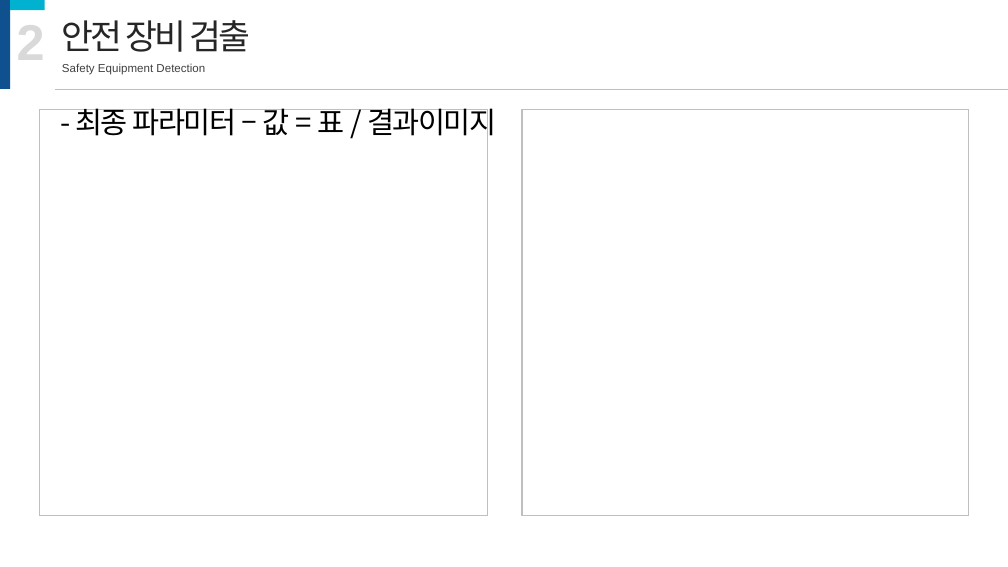
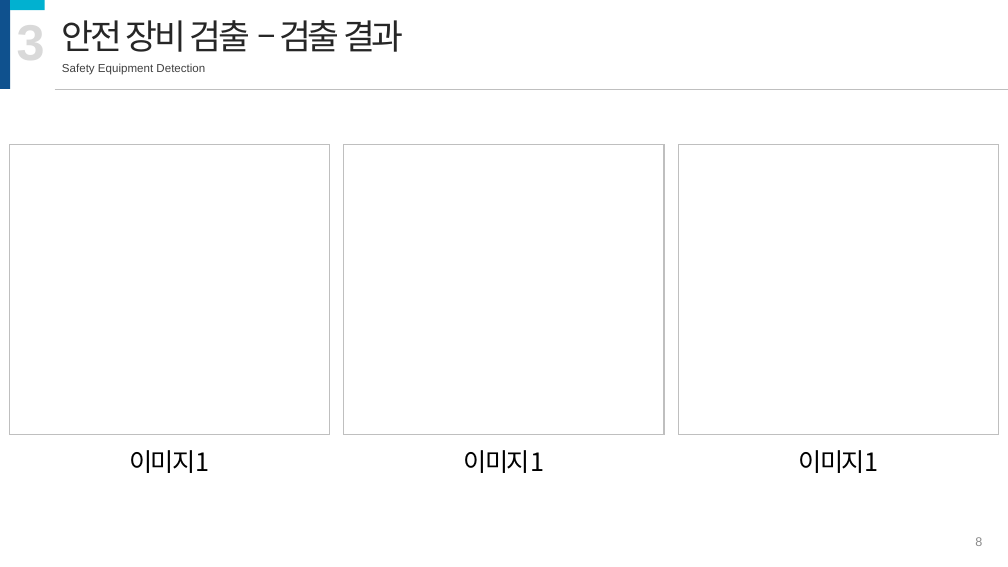
Before and after one commit to JaeHyung-Jung/UNDERDOG, a slide deck: slide 8 of 12주차/발표자료-1.pptx (slide 7 before the commit). Drawn at 1008x567 pixels with LibreOffice and Linux fonts; fonts in the diff are those of the drawing. Boxes give left, top, right and bottom in pixels: in the first picture for what was removed or moved away, otherwise in the second. Text is boxed around its words. In the diff, an @@ line names an element or a change of style, - is before the commit and + after.

```diff
--- a/12주차/발표자료-1.pptx
+++ b/12주차/발표자료-1.pptx
@@ text at [17, 15, 45, 71]: text changed @@
-2
+3
@@ text at [62, 20, 404, 52]: text changed @@
-안전 장비 검출
+안전 장비 검출 – 검출 결과
@@ rectangle: place and size @@
-rectangle at [40, 110, 488, 516]
+rectangle at [9, 144, 329, 435]
@@ rectangle added at [344, 144, 664, 435], fill #FFFFFF, outline #BFBFBF 1 pt @@
@@ rectangle: place and size @@
-rectangle at [523, 110, 969, 516]
+rectangle at [679, 144, 999, 435]
@@ text at [129, 450, 209, 473]: text changed; size 28 to 24 pt @@
-- 최종 파라미터 – 값 = 표 / 결과이미지
+이미지1
@@ text added at [464, 450, 544, 473], 24 pt, text #000000 @@
+이미지1
@@ text added at [799, 450, 879, 473], 24 pt, text #000000 @@
+이미지1
@@ page number added at [975, 537, 982, 546], 12 pt, text #8C8C8C @@
+8
```
Also in this commit, not shown: 8 other slides changed, 1 slide added, 15 slides removed.
